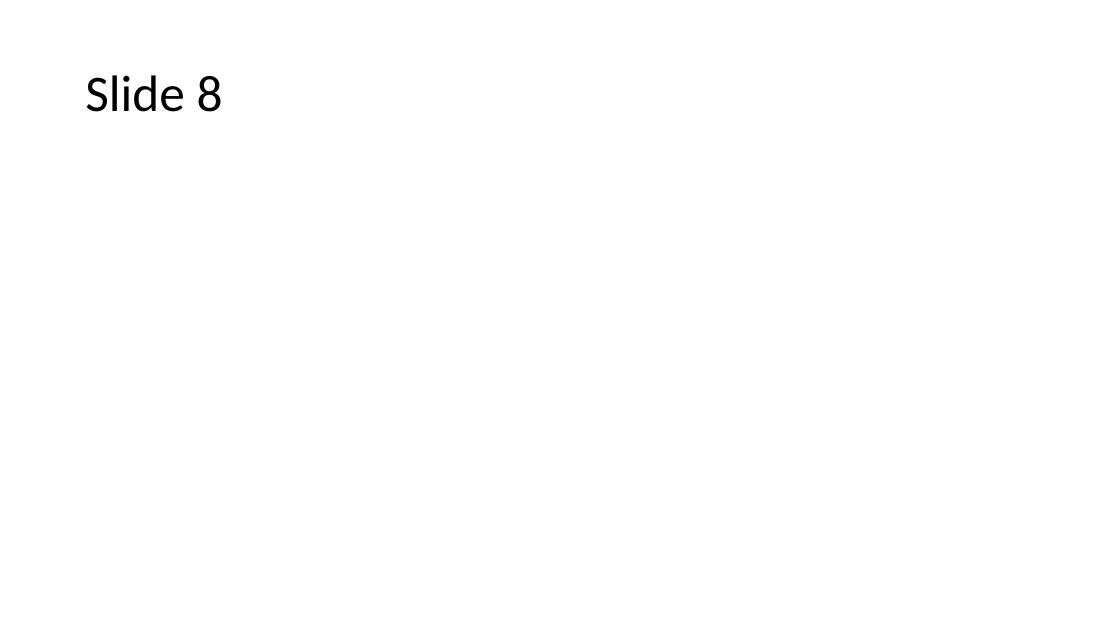
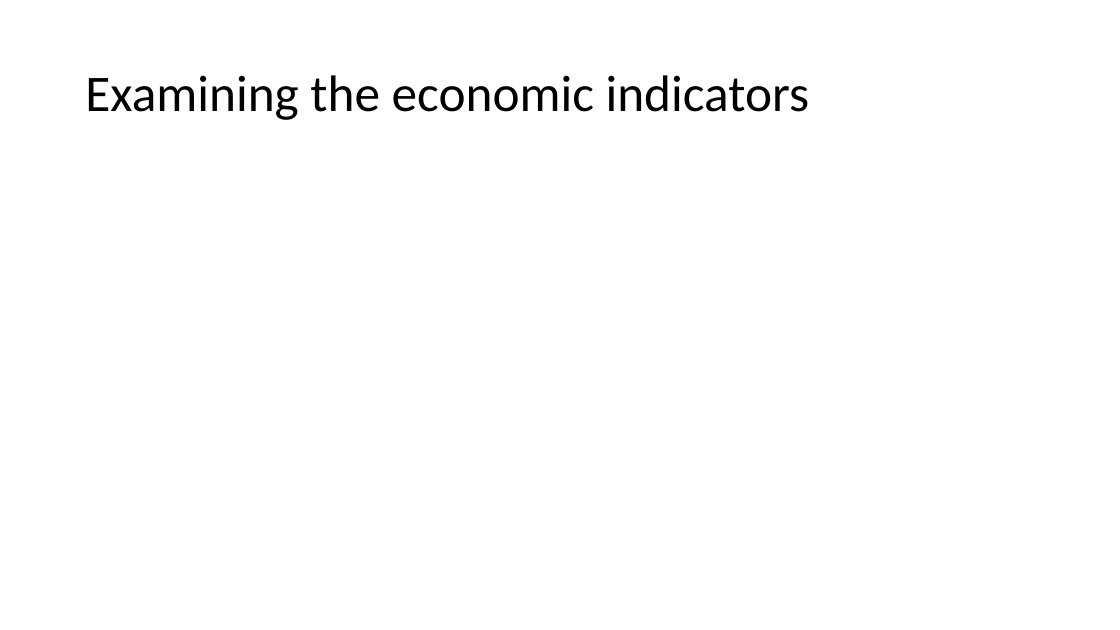
Before and after one commit to muftring/iu-datavis, a slide deck: slide 9 of project/mid-term-presentation.pptx. Drawn at 1120x630 pixels with LibreOffice and Linux fonts; fonts in the diff are those of the drawing. Boxes give left, top, right and bottom in pixels: in the first picture for what was removed or moved away, otherwise in the second. Text is boxed around its words. In the diff, an @@ line names an element or a change of style, - is before the commit and + after.

```diff
--- a/project/mid-term-presentation.pptx
+++ b/project/mid-term-presentation.pptx
@@ title at (85, 75, 810, 120): text changed @@
-Slide 8
+Examining the economic indicators
```
Also in this commit, not shown: 4 other slides changed, 4 slides added, 4 slides removed, 8 other files.
